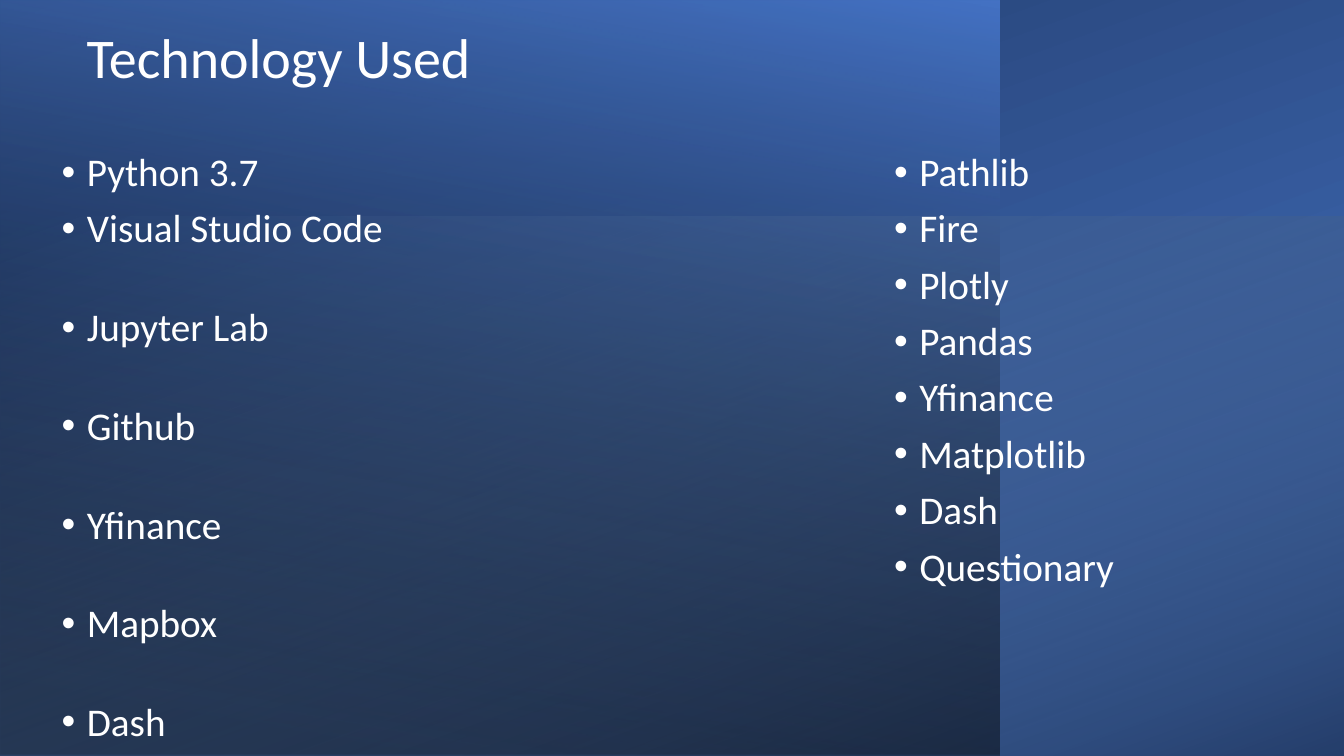
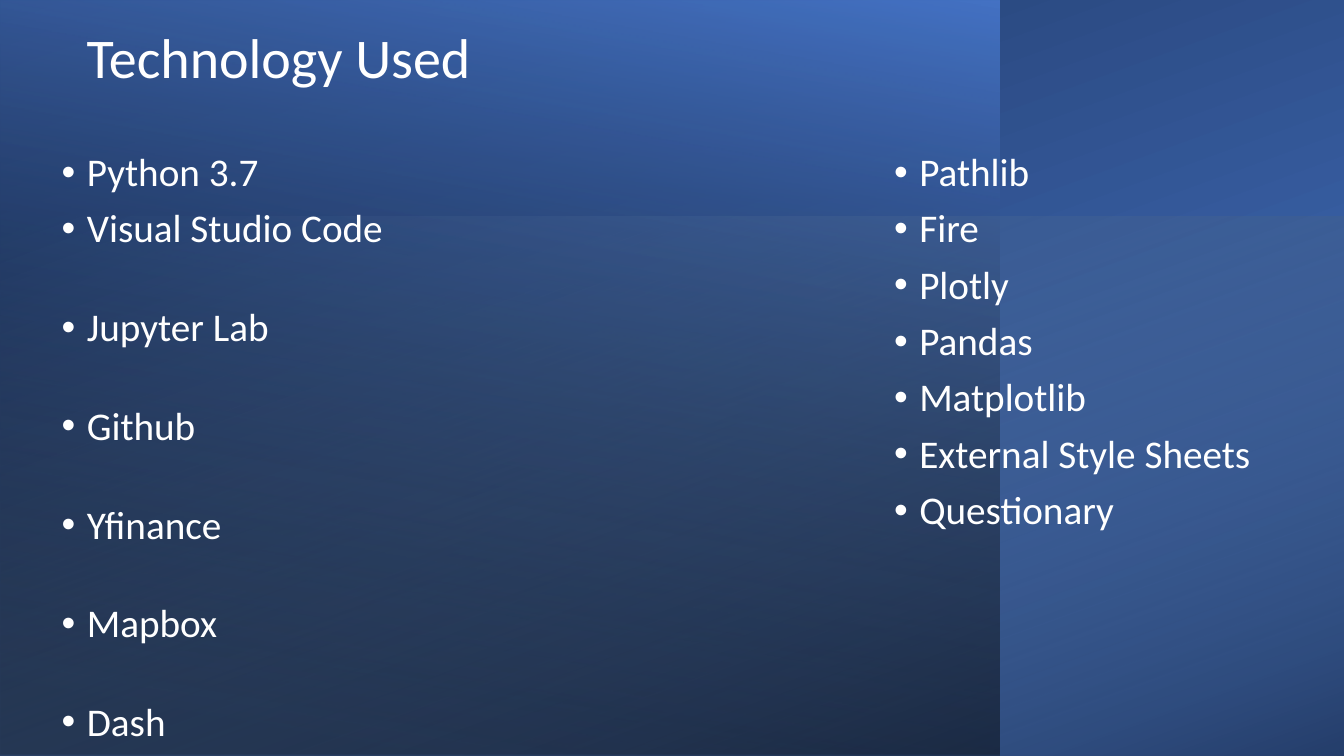
Before and after one commit to sangramsinghg/portfolio_diversifier, a slide deck: slide 19 of Portfolio_Diversifier.pptx. Drawn at 1344x756 pixels with LibreOffice and Linux fonts; fonts in the diff are those of the drawing. Boxes give left, top, right and bottom in pixels: in the first picture for what was removed or moved away, otherwise in the second. Text is boxed around its words. In the diff, an @@ line names an element or a change of style, - is before the commit and + after.

```diff
--- a/Portfolio_Diversifier.pptx
+++ b/Portfolio_Diversifier.pptx
@@ text at (919, 384, 1053, 412): paragraph removed @@
-• Yfinance
@@ text at (919, 440, 1251, 478): text changed @@
-• Dash
+• External Style Sheets
```
Also in this commit, not shown: 3 other slides changed.
